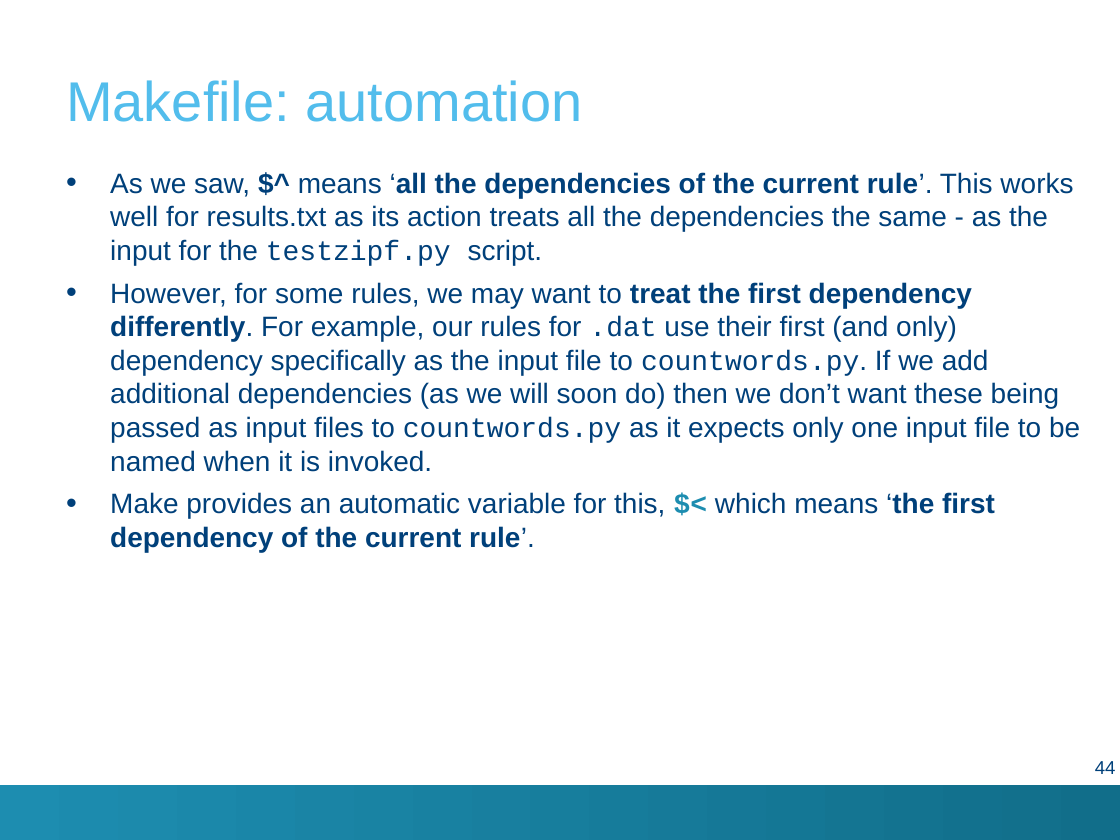
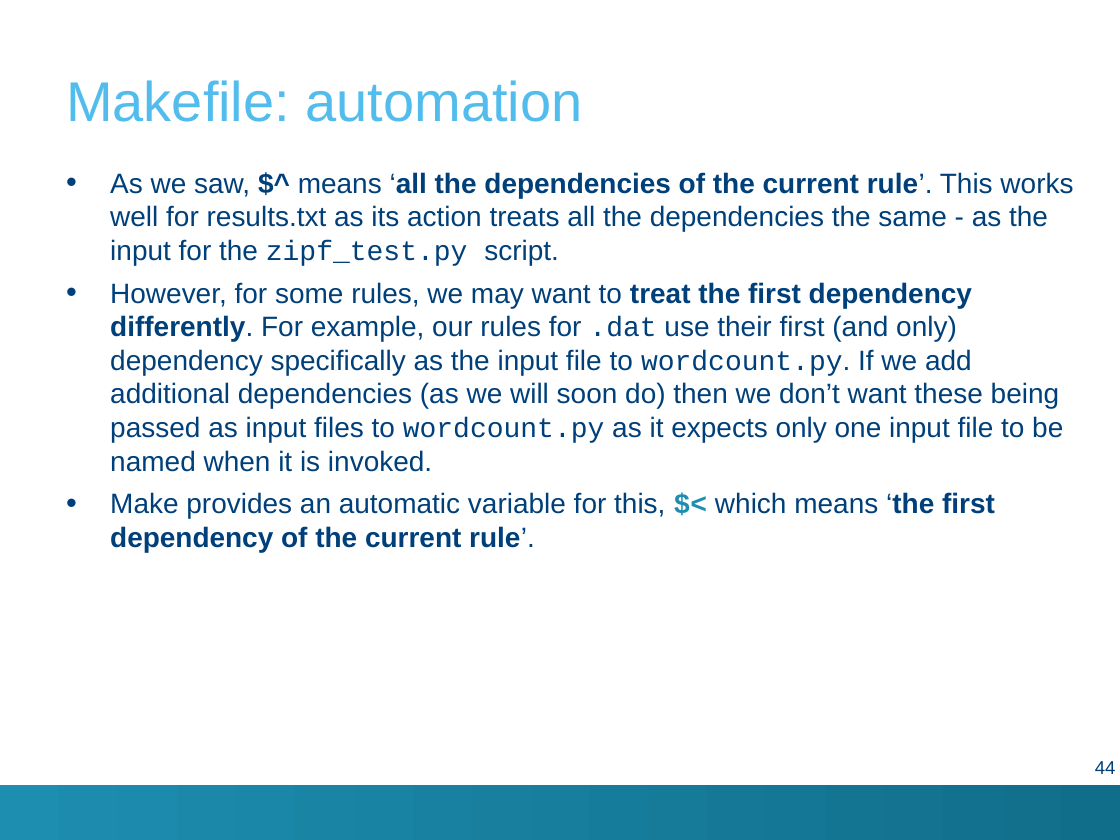
Before and after one commit to hpcleuven/Makefile-intro, a slide deck: slide 44 of Make.pptx. Drawn at 1120x840 pixels with LibreOffice and Linux fonts; fonts in the diff are those of the drawing; background and template pictures are left out. Boxes give left, top, right and bottom in pixels: in the first picture for what was removed or moved away, otherwise in the second. Text is boxed around its words. In the diff, an @@ line names an element or a change of style, - is before the commit and + after.

```diff
--- a/Make.pptx
+++ b/Make.pptx
@@ text at (110,172,1073,472): text changed @@
-• As we saw, $^ means ‘all the dependencies of the current rule’. This works well for results.txt as its action treats all the dependencies the same - as the input for the testzipf.py script.
-• However, for some rules, we may want to treat the first dependency differently. For example, our rules for .dat use their first (and only) dependency specifically as the input file to countwords.py. If we add additional dependencies (as we will soon do) then we don’t want these being passed as input files to countwords.py as it expects only one input file to be named when it is invoked.
+• As we saw, $^ means ‘all the dependencies of the current rule’. This works well for results.txt as its action treats all the dependencies the same - as the input for the zipf_test.py script.
+• However, for some rules, we may want to treat the first dependency differently. For example, our rules for .dat use their first (and only) dependency specifically as the input file to wordcount.py. If we add additional dependencies (as we will soon do) then we don’t want these being passed as input files to wordcount.py as it expects only one input file to be named when it is invoked.
```
Also in this commit, not shown: 55 other slides changed, 1 other file.
